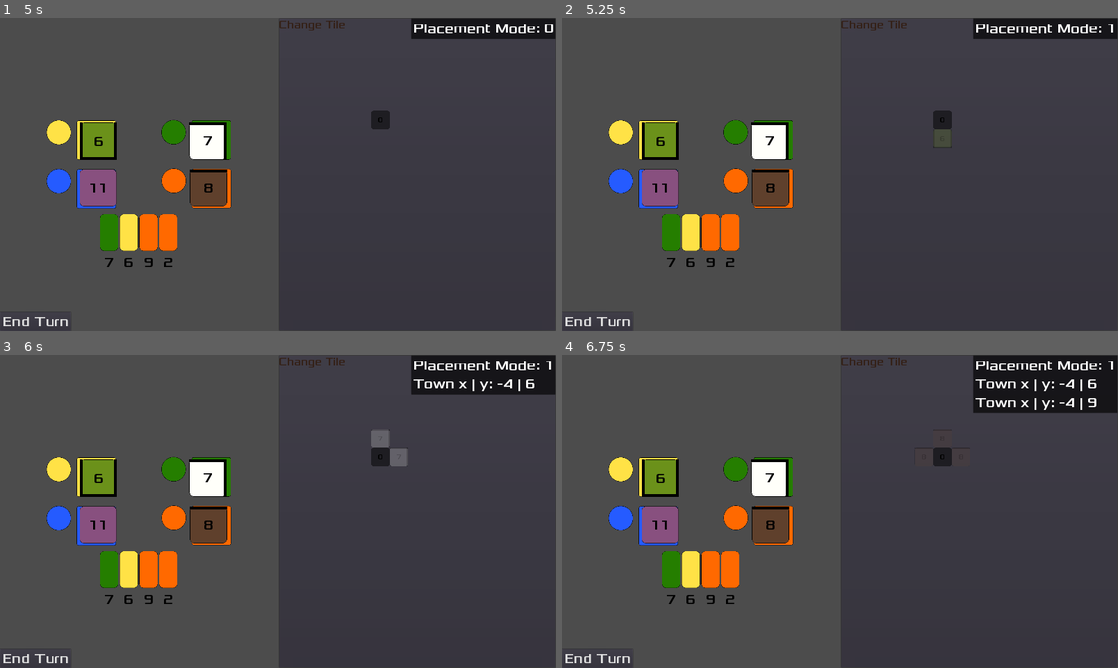
Above: before the commit, frames 1-4 (two rows, left to right).
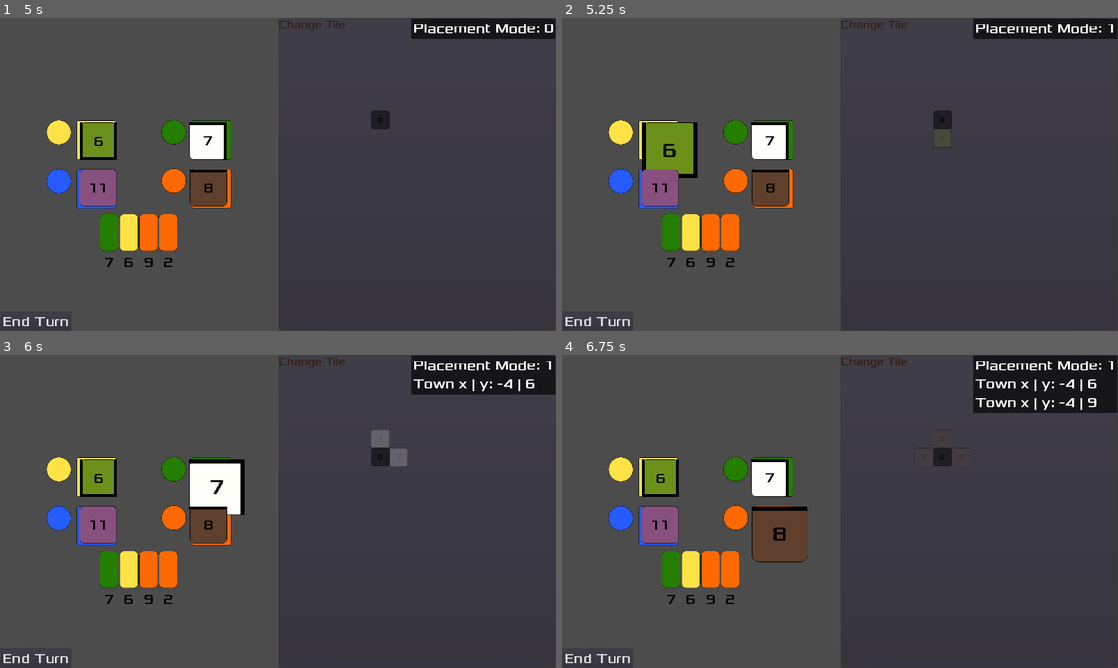
Above: after the commit, the same moments.

Repository: Structed/alcaramba
Game: Godot game, scene res://Drawable/MainMenu/MainMenu.tscn
The game is run twice, just before and just after one commit, with the same random seed, the same clock (stepped at 60 frames per second) and the same inputs.
Inputs:
- Up to frame 1 (5 s): click "New Game" at 0.5 s; click "Start Game" at 1.25 s; click "7" at 2 s; click "6" at 2.75 s; click "9" at 3.5 s; click "2" at 4.25 s
- Up to frame 2 (5.25 s): click "6" at 5 s
- Up to frame 3 (6 s): click "7" at 5.75 s
- Up to frame 4 (6.75 s): click "8" at 6.5 s

Frame 1 is identical in both runs. In frame 2, 1.0% of the frame differs, in the area x 14-25%, y 33-52%; in frame 3, 0.9%; in frame 4, 1.1%, in the area x 34-45%, y 48-67%.

Commit message:
Indicate selection by scaling

Diff:
--- a/src/alcaramba/Drawable/Card/TileCardDrawable.gd
+++ b/src/alcaramba/Drawable/Card/TileCardDrawable.gd
@@ -37,7 +37,18 @@
 	$Panel_WallLeft.visible = false
 	$Panel_WallRight.visible = false
 
-# Resets the drawable: remove card info andsets it to invisible
+func select():
+	set_scale(Vector2(1.5, 1.5))
+
+func deselect():
+	set_scale(Vector2(1, 1))
+
+# Resets the drawable
 func reset():
+	deselect()
+
+# remove card info, set invisible and reset
+func clear():
+	visible = false
 	_card_info = null
-	visible = false
+	reset()
--- a/src/alcaramba/Drawable/Game/Game.gd
+++ b/src/alcaramba/Drawable/Game/Game.gd
@@ -15,14 +15,18 @@
 
 
 func _on_tile_card_selected(card_node: TileCardDrawable):
+	# If another tile was clicked, we need to first reset the previous tile
+	if _selected_tile != null && card_node != _selected_tile:
+		_selected_tile.reset()
+
 	_selected_tile = card_node
 	if _town.is_connected("tile_placed", self, "_on_tile_placed"):
 		_town.disconnect("tile_placed", self, "_on_tile_placed")
 	_town.connect("tile_placed", self, "_on_tile_placed")
-	_town.receive_tile(card_node)
-	$Market.self_modulate.a = 0.5
+	_town.receive_tile(_selected_tile)
+	_selected_tile.select()
 
 
 func _on_tile_placed(card_node: TileCard):
 	Global.active_player.tile_cards_yard.add_card(card_node)
-	_selected_tile.reset()
+	_selected_tile.clear()
